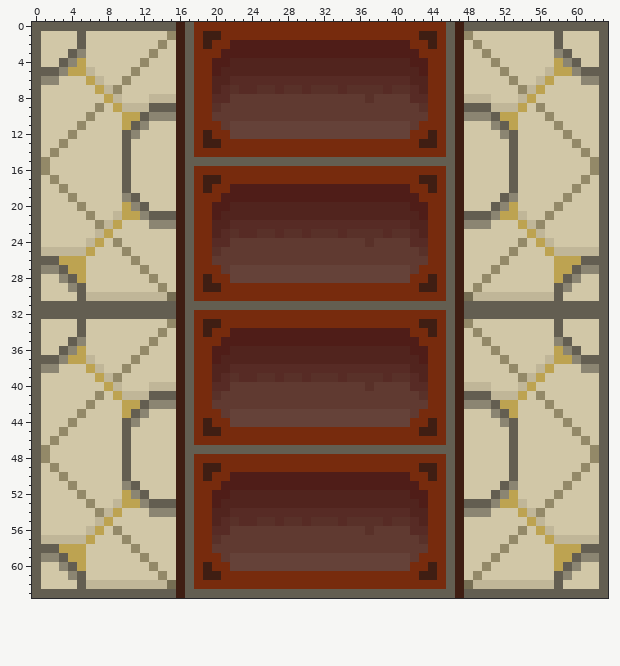
Edited in one commit: pixel-art sprite (SanityRush/Assets/Resources/Sprites/Normal_Wall_1.png). Above, as it was before the edit.
The file is 64x64 pixels. Colours within 5 levels of each other are drawn and written as one.
And afterwards:
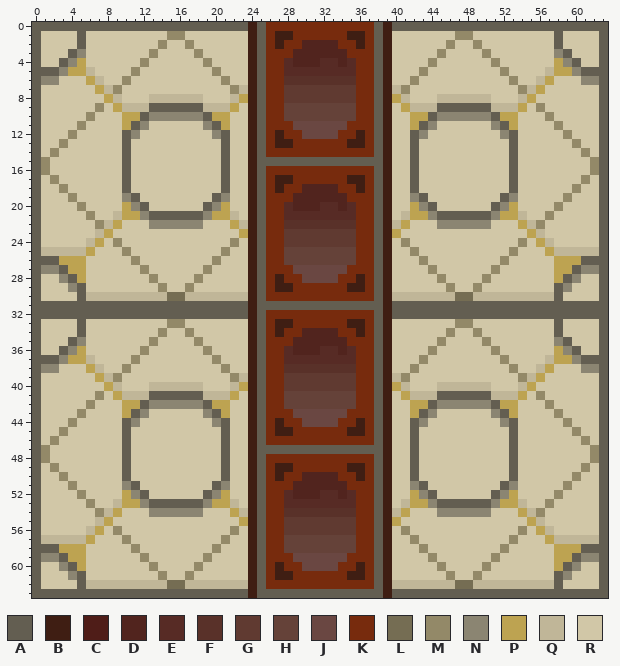
Palette (. is transparent): A #635e51  B #3f1e13  C #4f1d18  D #51241e  E #572b25  F #593129  G #603a31  H #654239  J #6a4742  K #772b0d  L #756d53  M #938968  N #8b8572  P #bda351  Q #c0b698  R #d1c7a7
The edit:
@@ x 14..49 @@
- 0 AABAKKKKKKKKKKKKKKKKKKKKKKKKKKKKABAA
- 1 RMBAKBBKKKKKKKKKKKKKKKKKKKKKKBBKABMR
- 2 MRBAKBKKCCCCCCCCCCCCCCCCCCCCKKBKABRM
- 3 RRBAKKKCCCCCCCCCCCCCCCCCCCCCCKKKABRR
- 4 RRBAKKCCDDDDDDDDDDDDDDDDDDDDCCKKABRR
- 5 RRBAKKCDDDDDDDDDDDDDDDDDDDDDDCKKABRR
- 6 RRBAKKDDEEEEEEEEEEEEEEEEEEEEDDKKABRR
- 7 RRBAKKDEFEEFFEFFEFFFEFFFFEFFEDKKABRR
- 8 QQBAKKEEGGGGGGGGGGGGGGGFGGGGEEKKABQQ
- 9 AABAKKFGGGGGGGGGGGGGGGGGGGGGGFKKABAA
-10 NNBAKKGGGGGGGGGGGGGGGGGGGGGGGGKKABNN
-11 RRBAKKKGHHHHHHHHHHHHHHHHHHHHGKKKABRR
-12 RRBAKBKKHHHHHHHHHHHHHHHHHHHHKKBKABRR
-13 RRBAKBBKKKKKKKKKKKKKKKKKKKKKKBBKABRR
-14 RRBAKKKKKKKKKKKKKKKKKKKKKKKKKKKKABRR
-15 RRBAAAAAAAAAAAAAAAAAAAAAAAAAAAAAABRR
-16 RRBAKKKKKKKKKKKKKKKKKKKKKKKKKKKKABRR
-17 RRBAKBBKKKKKKKKKKKKKKKKKKKKKKBBKABRR
-18 RRBAKBKKCCCCCCCCCCCCCCCCCCCCKKBKABRR
-19 RRBAKKKCCCCCCCCCCCCCCCCCCCCCCKKKABRR
-20 RRBAKKCCDDDDDDDDDDDDDDDDDDDDCCKKABRR
-21 AABAKKCDDDDDDDDDDDDDDDDDDDDDDCKKABAA
-22 NNBAKKDDEEEEEEEEEEEEEEEEEEEEDDKKABNN
-23 RRBAKKDEFEEFFEFFEFFFEFFFFEFFEDKKABRR
-24 RRBAKKEEGGGGGGGGGGGGGGGFGGGGEEKKABRR
-25 RRBAKKFGGGGGGGGGGGGGGGGGGGGGGFKKABRR
-26 RRBAKKGGGGGGGGGGGGGGGGGGGGGGGGKKABRR
-27 RRBAKKKGHHHHHHHHHHHHHHHHHHHHGKKKABRR
-28 RRBAKBKKHHHHHHHHHHHHHHHHHHHHKKBKABRR
-29 MRBAKBBKKKKKKKKKKKKKKKKKKKKKKBBKABRM
-30 QLBAKKKKKKKKKKKKKKKKKKKKKKKKKKKKABLQ
-31 AABAAAAAAAAAAAAAAAAAAAAAAAAAAAAAABAA
-32 AABAKKKKKKKKKKKKKKKKKKKKKKKKKKKKABAA
-33 RMBAKBBKKKKKKKKKKKKKKKKKKKKKKBBKABMR
-34 MRBAKBKKCCCCCCCCCCCCCCCCCCCCKKBKABRM
-35 RRBAKKKCCCCCCCCCCCCCCCCCCCCCCKKKABRR
-36 RRBAKKCCDDDDDDDDDDDDDDDDDDDDCCKKABRR
-37 RRBAKKCDDDDDDDDDDDDDDDDDDDDDDCKKABRR
-38 RRBAKKDDEEEEEEEEEEEEEEEEEEEEDDKKABRR
-39 RRBAKKDEFEEFFEFFEFFFEFFFFEFFEDKKABRR
-40 QQBAKKEEGGGGGGGGGGGGGGGFGGGGEEKKABQQ
-41 AABAKKFGGGGGGGGGGGGGGGGGGGGGGFKKABAA
-42 NNBAKKGGGGGGGGGGGGGGGGGGGGGGGGKKABNN
-43 RRBAKKKGHHHHHHHHHHHHHHHHHHHHGKKKABRR
-44 RRBAKBKKHHHHHHHHHHHHHHHHHHHHKKBKABRR
-45 RRBAKBBKKKKKKKKKKKKKKKKKKKKKKBBKABRR
-46 RRBAKKKKKKKKKKKKKKKKKKKKKKKKKKKKABRR
-47 RRBAAAAAAAAAAAAAAAAAAAAAAAAAAAAAABRR
-48 RRBAKKKKKKKKKKKKKKKKKKKKKKKKKKKKABRR
-49 RRBAKBBKKKKKKKKKKKKKKKKKKKKKKBBKABRR
-50 RRBAKBKKCCCCCCCCCCCCCCCCCCCCKKBKABRR
-51 RRBAKKKCCCCCCCCCCCCCCCCCCCCCCKKKABRR
-52 RRBAKKCCDDDDDDDDDDDDDDDDDDDDCCKKABRR
-53 AABAKKCDDDDDDDDDDDDDDDDDDDDDDCKKABAA
-54 NNBAKKDDEEEEEEEEEEEEEEEEEEEEDDKKABNN
-55 RRBAKKDEFEEFFEFFEFFFEFFFFEFFEDKKABRR
-56 RRBAKKEEGGGGGGGGGGGGGGGFGGGGEEKKABRR
-57 RRBAKKFGGGGGGGGGGGGGGGGGGGGGGFKKABRR
-58 RRBAKKGGGGGGGGGGGGGGGGGGGGGGGGKKABRR
-59 RRBAKKKGHHHHHHHHHHHHHHHHHHHHGKKKABRR
-60 RRBAKBKKHHHHHHHHHHHHHHHHHHHHKKBKABRR
-61 MRBAKBBKKKKKKKKKKKKKKKKKKKKKKBBKABRM
-62 QLBAKKKKKKKKKKKKKKKKKKKKKKKKKKKKABLQ
-63 AABAAAAAAAAAAAAAAAAAAAAAAAAAAAAAABAA
+ 0 AAAAAAAAAABAKKKKKKKKKKKKABAAAAAAAAAA
+ 1 RMMRRRRRRRBAKBBKKKKKKBBKABRRRRRRRMMR
+ 2 MRRMRRRRRRBAKBKKDDDDKKBKABRRRRRRMRRM
+ 3 RRRRMRRRRRBAKKKDDDDDDKKKABRRRRRMRRRR
+ 4 RRRRRMRRRRBAKKEDDDEEDEKKABRRRRMRRRRR
+ 5 RRRRRRMRRRBAKKEEEEEEEEKKABRRRMRRRRRR
+ 6 RRRRRRRMRRBAKKFFFFFFFFKKABRRMRRRRRRR
+ 7 RRRRRRRRMQBAKKGGGGGGGGKKABQMRRRRRRRR
+ 8 QQQQQRRRQPBAKKGGGGGGGGKKABPQRRRQQQQQ
+ 9 AAAAAQQQPRBAKKHHHHHHHHKKABRPQQQAAAAA
+10 NNNNNAPPRRBAKKHHHHHHHHKKABRRPPANNNNN
+11 RRRRRNAPRRBAKKKJJJJJJKKKABRRPANRRRRR
+12 RRRRRRNARRBAKBKKJJJJKKBKABRRANRRRRRR
+13 RRRRRRRARRBAKBBKKKKKKBBKABRRARRRRRRR
+14 RRRRRRRARRBAKKKKKKKKKKKKABRRARRRRRRR
+15 RRRRRRRARRBAAAAAAAAAAAAAABRRARRRRRRR
+16 RRRRRRRARRBAKKKKKKKKKKKKABRRARRRRRRR
+17 RRRRRRRARRBAKBBKKKKKKBBKABRRARRRRRRR
+18 RRRRRRRARRBAKBKKDDDDKKBKABRRARRRRRRR
+19 RRRRRRANRRBAKKKDDDDDDKKKABRRNARRRRRR
+20 RRRRRANPRRBAKKEDDDEEDEKKABRRPNARRRRR
+21 AAAAANPPQRBAKKEEEEEEEEKKABRQPPNAAAAA
+22 NNNNNRRRPQBAKKFFFFFFFFKKABQPRRRNNNNN
+23 RRRRRRRRRPBAKKGGGGGGGGKKABPRRRRRRRRR
+24 RRRRRRRRMRBAKKGGGGGGGGKKABRMRRRRRRRR
+25 RRRRRRRMRRBAKKHHHHHHHHKKABRRMRRRRRRR
+26 RRRRRRMRRRBAKKHHHHHHHHKKABRRRMRRRRRR
+27 RRRRRMRRRRBAKKKJJJJJJKKKABRRRRMRRRRR
+28 RRRRMRRRRRBAKBKKJJJJKKBKABRRRRRMRRRR
+29 MRRMRRRRRRBAKBBKKKKKKBBKABRRRRRRMRRM
+30 QLLQQQQQQQBAKKKKKKKKKKKKABQQQQQQQLLQ
+31 AAAAAAAAAABAAAAAAAAAAAAAABAAAAAAAAAA
+32 AAAAAAAAAABAKKKKKKKKKKKKABAAAAAAAAAA
+33 RMMRRRRRRRBAKBBKKKKKKBBKABRRRRRRRMMR
+34 MRRMRRRRRRBAKBKKDDDDKKBKABRRRRRRMRRM
+35 RRRRMRRRRRBAKKKDDDDDDKKKABRRRRRMRRRR
+36 RRRRRMRRRRBAKKEDDDEEDEKKABRRRRMRRRRR
+37 RRRRRRMRRRBAKKEEEEEEEEKKABRRRMRRRRRR
+38 RRRRRRRMRRBAKKFFFFFFFFKKABRRMRRRRRRR
+39 RRRRRRRRMQBAKKGGGGGGGGKKABQMRRRRRRRR
+40 QQQQQRRRQPBAKKGGGGGGGGKKABPQRRRQQQQQ
+41 AAAAAQQQPRBAKKHHHHHHHHKKABRPQQQAAAAA
+42 NNNNNAPPRRBAKKHHHHHHHHKKABRRPPANNNNN
+43 RRRRRNAPRRBAKKKJJJJJJKKKABRRPANRRRRR
+44 RRRRRRNARRBAKBKKJJJJKKBKABRRANRRRRRR
+45 RRRRRRRARRBAKBBKKKKKKBBKABRRARRRRRRR
+46 RRRRRRRARRBAKKKKKKKKKKKKABRRARRRRRRR
+47 RRRRRRRARRBAAAAAAAAAAAAAABRRARRRRRRR
+48 RRRRRRRARRBAKKKKKKKKKKKKABRRARRRRRRR
+49 RRRRRRRARRBAKBBKKKKKKBBKABRRARRRRRRR
+50 RRRRRRRARRBAKBKKDDDDKKBKABRRARRRRRRR
+51 RRRRRRANRRBAKKKDDDDDDKKKABRRNARRRRRR
+52 RRRRRANPRRBAKKEDDDEEDEKKABRRPNARRRRR
+53 AAAAANPPQRBAKKEEEEEEEEKKABRQPPNAAAAA
+54 NNNNNRRRPQBAKKFFFFFFFFKKABQPRRRNNNNN
+55 RRRRRRRRRPBAKKGGGGGGGGKKABPRRRRRRRRR
+56 RRRRRRRRMRBAKKGGGGGGGGKKABRMRRRRRRRR
+57 RRRRRRRMRRBAKKHHHHHHHHKKABRRMRRRRRRR
+58 RRRRRRMRRRBAKKHHHHHHHHKKABRRRMRRRRRR
+59 RRRRRMRRRRBAKKKJJJJJJKKKABRRRRMRRRRR
+60 RRRRMRRRRRBAKBKKJJJJKKBKABRRRRRMRRRR
+61 MRRMRRRRRRBAKBBKKKKKKBBKABRRRRRRMRRM
+62 QLLQQQQQQQBAKKKKKKKKKKKKABQQQQQQQLLQ
+63 AAAAAAAAAABAAAAAAAAAAAAAABAAAAAAAAAA
Where, in picture pixels (left, top, right, bottom), the same in both pictures:
changed: (176, 22, 464, 598)
